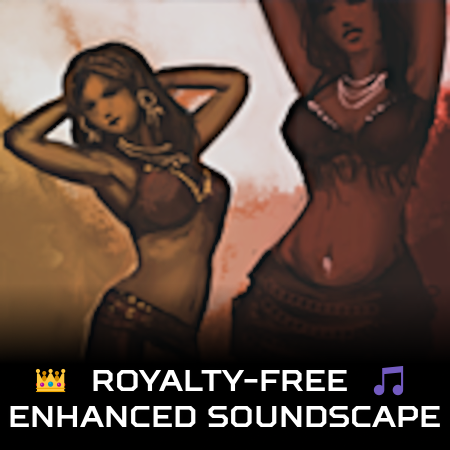
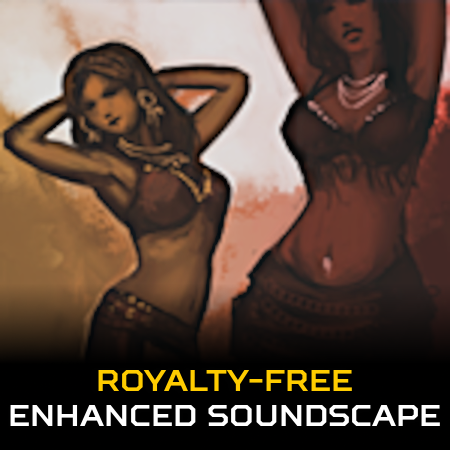
The second 450 x 450 image is a revision of the first. Changes to its layers:
renamed "👑 Royalty-Free 🎵 ..." to "Royalty-Free Enhanced Soundscape", painted on it over [10, 366, 440, 427]
